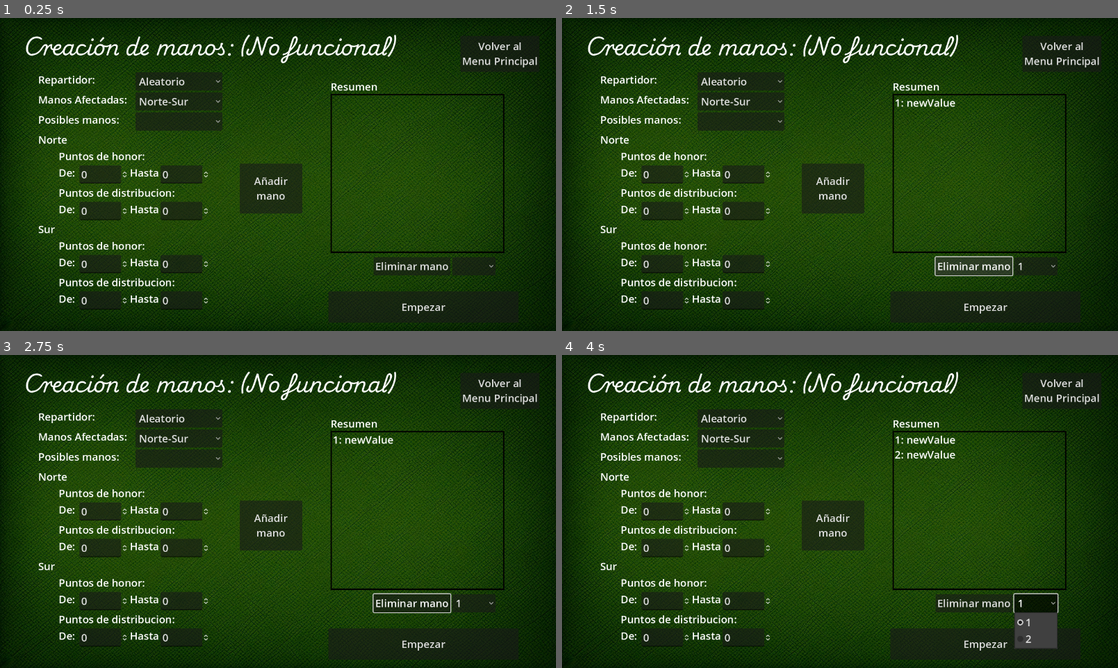
Above: before the commit, frames 1-4 (two rows, left to right).
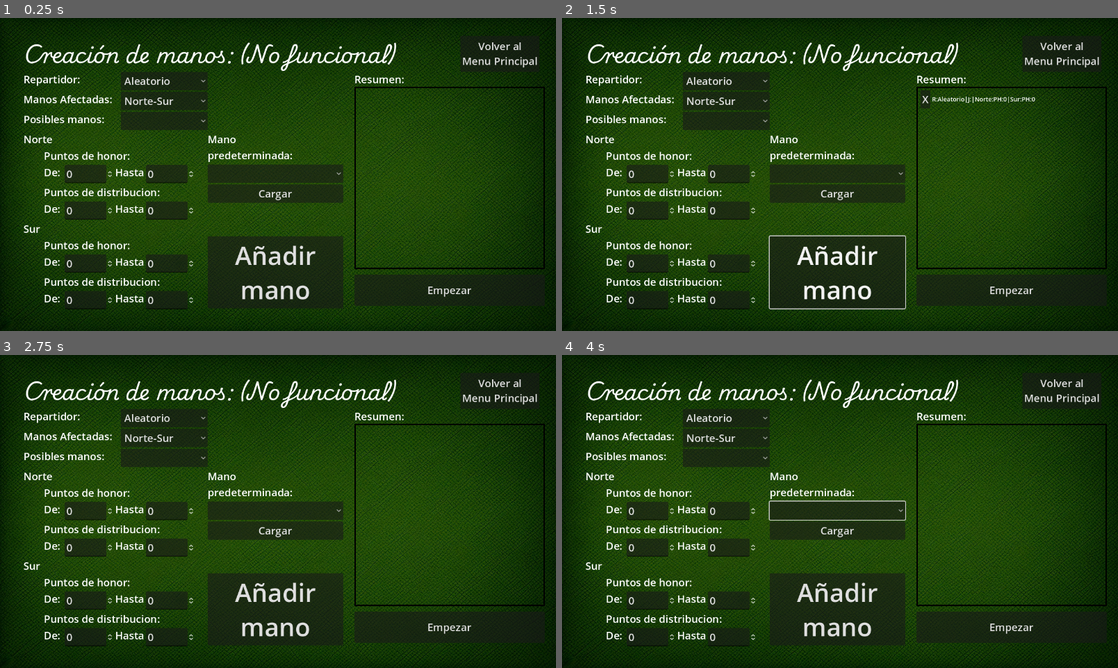
Above: after the commit, the same moments.

Repository: rubenlee/bridge_godot
Game: Godot game, scene res://scenes/ui/configuration_deal.tscn
The game is run twice, just before and just after one commit, with the same random seed, the same clock (stepped at 60 frames per second) and the same inputs. This scene is started directly instead of the project's main scene.
Inputs (mouse positions are in pixels of both pictures, inside the frame that each line leads up to):
- Up to frame 1 (0.25 s): no input
- Up to frame 2 (1.5 s): click "Añadir mano" at 0.5 s; click (973, 265) at 1.25 s, where only the run before the commit has a clickable "Eliminar mano"
- Up to frame 3 (2.75 s): click (361, 436) at 2 s, where only the run after the commit has a clickable "X"
- Up to frame 4 (4 s): click (840, 511) at 2.77 s; click (1034, 602) at 3.5 s, where only the run before the commit has a clickable "1"

The runs differ from the first frame. In frame 1, 15% of the frame differs, in the area x 4-98%, y 5-97%; in frame 2, 16%; in frame 3, 16%; in frame 4, 17%.

Commit message:
configuration deal on work

Diff:
--- a/scenes/bidding/bidding.tscn
+++ b/scenes/bidding/bidding.tscn
@@ -24,40 +24,68 @@
 offset_bottom = 449.0
 columns = 5
 
+[node name="1C" type="Button" parent="bid_grid"]
+custom_minimum_size = Vector2(51, 0)
+layout_mode = 2
+theme = ExtResource("1_1vtek")
+text = "1"
+icon = ExtResource("3_ythnf")
+expand_icon = true
+
+[node name="1D" type="Button" parent="bid_grid"]
+custom_minimum_size = Vector2(51, 0)
+layout_mode = 2
+theme = ExtResource("1_1vtek")
+text = "1"
+icon = ExtResource("4_dtmkh")
+expand_icon = true
+
+[node name="1H" type="Button" parent="bid_grid"]
+custom_minimum_size = Vector2(51, 0)
+layout_mode = 2
+theme = ExtResource("1_1vtek")
+text = "1"
+icon = ExtResource("5_l8i8r")
+expand_icon = true
+
+[node name="1S" type="Button" parent="bid_grid"]
+custom_minimum_size = Vector2(51, 0)
+layout_mode = 2
+theme = ExtResource("1_1vtek")
+text = "1"
+icon = ExtResource("6_6qrd3")
+expand_icon = true
+
 [node name="1NT" type="Button" parent="bid_grid"]
 layout_mode = 2
 theme = ExtResource("1_1vtek")
 text = "1NT"
 
-[node name="1C" type="Button" parent="bid_grid"]
-custom_minimum_size = Vector2(51, 0)
-layout_mode = 2
-theme = ExtResource("1_1vtek")
-text = "1"
-icon = ExtResource("3_ythnf")
-expand_icon = true
-
-[node name="1D" type="Button" parent="bid_grid"]
-custom_minimum_size = Vector2(51, 0)
-layout_mode = 2
-theme = ExtResource("1_1vtek")
-text = "1"
-icon = ExtResource("4_dtmkh")
-expand_icon = true
-
-[node name="1H" type="Button" parent="bid_grid"]
-custom_minimum_size = Vector2(51, 0)
-layout_mode = 2
-theme = ExtResource("1_1vtek")
-text = "1"
-icon = ExtResource("5_l8i8r")
-expand_icon = true
-
-[node name="1S" type="Button" parent="bid_grid"]
-custom_minimum_size = Vector2(51, 0)
-layout_mode = 2
-theme = ExtResource("1_1vtek")
-text = "1"
+[node name="2C" type="Button" parent="bid_grid"]
+layout_mode = 2
+theme = ExtResource("1_1vtek")
+text = "2"
+icon = ExtResource("3_ythnf")
+expand_icon = true
+
+[node name="2D" type="Button" parent="bid_grid"]
+layout_mode = 2
+theme = ExtResource("1_1vtek")
+text = "2"
+icon = ExtResource("4_dtmkh")
+expand_icon = true
+
+[node name="2H" type="Button" parent="bid_grid"]
+layout_mode = 2
+theme = ExtResource("1_1vtek")
+text = "2"
+icon = ExtResource("5_l8i8r")
+expand_icon = true
+
+[node name="2S" type="Button" parent="bid_grid"]
+layout_mode = 2
+theme = ExtResource("1_1vtek")
+text = "2"
 icon = ExtResource("6_6qrd3")
 expand_icon = true
 
@@ -66,31 +94,31 @@
 theme = ExtResource("1_1vtek")
 text = "2NT"
 
-[node name="2C" type="Button" parent="bid_grid"]
-layout_mode = 2
-theme = ExtResource("1_1vtek")
-text = "2"
-icon = ExtResource("3_ythnf")
-expand_icon = true
-
-[node name="2D" type="Button" parent="bid_grid"]
-layout_mode = 2
-theme = ExtResource("1_1vtek")
-text = "2"
-icon = ExtResource("4_dtmkh")
-expand_icon = true
-
-[node name="2H" type="Button" parent="bid_grid"]
-layout_mode = 2
-theme = ExtResource("1_1vtek")
-text = "2"
-icon = ExtResource("5_l8i8r")
-expand_icon = true
-
-[node name="2S" type="Button" parent="bid_grid"]
-layout_mode = 2
-theme = ExtResource("1_1vtek")
-text = "2"
+[node name="3C" type="Button" parent="bid_grid"]
+layout_mode = 2
+theme = ExtResource("1_1vtek")
+text = "3"
+icon = ExtResource("3_ythnf")
+expand_icon = true
+
+[node name="3D" type="Button" parent="bid_grid"]
+layout_mode = 2
+theme = ExtResource("1_1vtek")
+text = "3"
+icon = ExtResource("4_dtmkh")
+expand_icon = true
+
+[node name="3H" type="Button" parent="bid_grid"]
+layout_mode = 2
+theme = ExtResource("1_1vtek")
+text = "3"
+icon = ExtResource("5_l8i8r")
+expand_icon = true
+
+[node name="3S" type="Button" parent="bid_grid"]
+layout_mode = 2
+theme = ExtResource("1_1vtek")
+text = "3"
 icon = ExtResource("6_6qrd3")
 expand_icon = true
 
@@ -99,31 +127,31 @@
 theme = ExtResource("1_1vtek")
 text = "3NT"
 
-[node name="3C" type="Button" parent="bid_grid"]
-layout_mode = 2
-theme = ExtResource("1_1vtek")
-text = "3"
-icon = ExtResource("3_ythnf")
-expand_icon = true
-
-[node name="3D" type="Button" parent="bid_grid"]
-layout_mode = 2
-theme = ExtResource("1_1vtek")
-text = "3"
-icon = ExtResource("4_dtmkh")
-expand_icon = true
-
-[node name="3H" type="Button" parent="bid_grid"]
-layout_mode = 2
-theme = ExtResource("1_1vtek")
-text = "3"
-icon = ExtResource("5_l8i8r")
-expand_icon = true
-
-[node name="3S" type="Button" parent="bid_grid"]
-layout_mode = 2
-theme = ExtResource("1_1vtek")
-text = "3"
+[node name="4C" type="Button" parent="bid_grid"]
+layout_mode = 2
+theme = ExtResource("1_1vtek")
+text = "4"
+icon = ExtResource("3_ythnf")
+expand_icon = true
+
+[node name="4D" type="Button" parent="bid_grid"]
+layout_mode = 2
+theme = ExtResource("1_1vtek")
+text = "4"
+icon = ExtResource("4_dtmkh")
+expand_icon = true
+
+[node name="4H" type="Button" parent="bid_grid"]
+layout_mode = 2
+theme = ExtResource("1_1vtek")
+text = "4"
+icon = ExtResource("5_l8i8r")
+expand_icon = true
+
+[node name="4S" type="Button" parent="bid_grid"]
+layout_mode = 2
+theme = ExtResource("1_1vtek")
+text = "4"
 icon = ExtResource("6_6qrd3")
 expand_icon = true
 
@@ -132,31 +160,31 @@
 theme = ExtResource("1_1vtek")
 text = "4NT"
 
-[node name="4C" type="Button" parent="bid_grid"]
-layout_mode = 2
-theme = ExtResource("1_1vtek")
-text = "4"
-icon = ExtResource("3_ythnf")
-expand_icon = true
-
-[node name="4D" type="Button" parent="bid_grid"]
-layout_mode = 2
-theme = ExtResource("1_1vtek")
-text = "4"
-icon = ExtResource("4_dtmkh")
-expand_icon = true
-
-[node name="4H" type="Button" parent="bid_grid"]
-layout_mode = 2
-theme = ExtResource("1_1vtek")
-text = "4"
-icon = ExtResource("5_l8i8r")
-expand_icon = true
-
-[node name="4S" type="Button" parent="bid_grid"]
-layout_mode = 2
-theme = ExtResource("1_1vtek")
-text = "4"
+[node name="5C" type="Button" parent="bid_grid"]
+layout_mode = 2
+theme = ExtResource("1_1vtek")
+text = "5"
+icon = ExtResource("3_ythnf")
+expand_icon = true
+
+[node name="5D" type="Button" parent="bid_grid"]
+layout_mode = 2
+theme = ExtResource("1_1vtek")
+text = "5"
+icon = ExtResource("4_dtmkh")
+expand_icon = true
+
+[node name="5H" type="Button" parent="bid_grid"]
+layout_mode = 2
+theme = ExtResource("1_1vtek")
+text = "5"
+icon = ExtResource("5_l8i8r")
+expand_icon = true
+
+[node name="5S" type="Button" parent="bid_grid"]
+layout_mode = 2
+theme = ExtResource("1_1vtek")
+text = "5"
 icon = ExtResource("6_6qrd3")
 expand_icon = true
 
@@ -165,31 +193,31 @@
 theme = ExtResource("1_1vtek")
 text = "5NT"
 
-[node name="5C" type="Button" parent="bid_grid"]
-layout_mode = 2
-theme = ExtResource("1_1vtek")
-text = "5"
-icon = ExtResource("3_ythnf")
-expand_icon = true
-
-[node name="5D" type="Button" parent="bid_grid"]
-layout_mode = 2
-theme = ExtResource("1_1vtek")
-text = "5"
-icon = ExtResource("4_dtmkh")
-expand_icon = true
-
-[node name="5H" type="Button" parent="bid_grid"]
-layout_mode = 2
-theme = ExtResource("1_1vtek")
-text = "5"
-icon = ExtResource("5_l8i8r")
-expand_icon = true
-
-[node name="5S" type="Button" parent="bid_grid"]
-layout_mode = 2
-theme = ExtResource("1_1vtek")
-text = "5"
+[node name="6C" type="Button" parent="bid_grid"]
+layout_mode = 2
+theme = ExtResource("1_1vtek")
+text = "6"
+icon = ExtResource("3_ythnf")
+expand_icon = true
+
+[node name="6D" type="Button" parent="bid_grid"]
+layout_mode = 2
+theme = ExtResource("1_1vtek")
+text = "6"
+icon = ExtResource("4_dtmkh")
+expand_icon = true
+
+[node name="6H" type="Button" parent="bid_grid"]
+layout_mode = 2
+theme = ExtResource("1_1vtek")
+text = "6"
+icon = ExtResource("5_l8i8r")
+expand_icon = true
+
+[node name="6S" type="Button" parent="bid_grid"]
+layout_mode = 2
+theme = ExtResource("1_1vtek")
+text = "6"
 icon = ExtResource("6_6qrd3")
 expand_icon = true
 
@@ -198,31 +226,31 @@
 theme = ExtResource("1_1vtek")
 text = "6NT"
 
-[node name="6C" type="Button" parent="bid_grid"]
-layout_mode = 2
-theme = ExtResource("1_1vtek")
-text = "6"
-icon = ExtResource("3_ythnf")
-expand_icon = true
-
-[node name="6D" type="Button" parent="bid_grid"]
-layout_mode = 2
-theme = ExtResource("1_1vtek")
-text = "6"
-icon = ExtResource("4_dtmkh")
-expand_icon = true
-
-[node name="6H" type="Button" parent="bid_grid"]
-layout_mode = 2
-theme = ExtResource("1_1vtek")
-text = "6"
-icon = ExtResource("5_l8i8r")
-expand_icon = true
-
-[node name="6S" type="Button" parent="bid_grid"]
-layout_mode = 2
-theme = ExtResource("1_1vtek")
-text = "6"
+[node name="7C" type="Button" parent="bid_grid"]
+layout_mode = 2
+theme = ExtResource("1_1vtek")
+text = "7"
+icon = ExtResource("3_ythnf")
+expand_icon = true
+
+[node name="7D" type="Button" parent="bid_grid"]
+layout_mode = 2
+theme = ExtResource("1_1vtek")
+text = "7"
+icon = ExtResource("4_dtmkh")
+expand_icon = true
+
+[node name="7H" type="Button" parent="bid_grid"]
+layout_mode = 2
+theme = ExtResource("1_1vtek")
+text = "7"
+icon = ExtResource("5_l8i8r")
+expand_icon = true
+
+[node name="7S" type="Button" parent="bid_grid"]
+layout_mode = 2
+theme = ExtResource("1_1vtek")
+text = "7"
 icon = ExtResource("6_6qrd3")
 expand_icon = true
 
@@ -230,34 +258,6 @@
 layout_mode = 2
 theme = ExtResource("1_1vtek")
 text = "7NT"
-
-[node name="7C" type="Button" parent="bid_grid"]
-layout_mode = 2
-theme = ExtResource("1_1vtek")
-text = "7"
-icon = ExtResource("3_ythnf")
-expand_icon = true
-
-[node name="7D" type="Button" parent="bid_grid"]
-layout_mode = 2
-theme = ExtResource("1_1vtek")
-text = "7"
-icon = ExtResource("4_dtmkh")
-expand_icon = true
-
-[node name="7H" type="Button" parent="bid_grid"]
-layout_mode = 2
-theme = ExtResource("1_1vtek")
-text = "7"
-icon = ExtResource("5_l8i8r")
-expand_icon = true
-
-[node name="7S" type="Button" parent="bid_grid"]
-layout_mode = 2
-theme = ExtResource("1_1vtek")
-text = "7"
-icon = ExtResource("6_6qrd3")
-expand_icon = true
 
 [node name="bid_rest" type="HBoxContainer" parent="."]
 layout_mode = 0
@@ -273,12 +273,14 @@
 text = "PASAR"
 
 [node name="Button37" type="Button" parent="bid_rest"]
+visible = false
 custom_minimum_size = Vector2(51, 0)
 layout_mode = 2
 theme = ExtResource("1_1vtek")
 text = "X"
 
 [node name="Button38" type="Button" parent="bid_rest"]
+visible = false
 custom_minimum_size = Vector2(51, 0)
 layout_mode = 2
 theme = ExtResource("1_1vtek")
--- a/scenes/table/table.gd
+++ b/scenes/table/table.gd
@@ -342,7 +342,6 @@
 	if $Rounds.get_child_count() == 13:
 		print("se acabo la partida")
 		return
-	print("siguiente turno ", next_turn)
 	match next_turn:
 		1:
 			player1_turn.emit()
--- a/scenes/ui/configuration_deal.gd
+++ b/scenes/ui/configuration_deal.gd
@@ -5,12 +5,33 @@
 var hands_on_text = []
 
 func _on_add_pressed():
+	var new_hbox : HBoxContainer = HBoxContainer.new()
+	var new_button : Button = Button.new()
+	var new_label : Label = Label.new()
+	var default_theme : Theme = load("res://default.tres")
+	var label_string : String = "R:" + $PanelContainer/HBoxContainer5/OptionButton2.text + "|J:" + $PanelContainer/HBoxContainer/OptionButton2.text
+	label_string += "|" + $PanelContainer/Mano.text + ":PH:" + str($PanelContainer/honorPoint/VBoxContainer/HBoxContainer/value.value)
+	if $PanelContainer/honorPoint/VBoxContainer/HBoxContainer/value.value != $PanelContainer/honorPoint/VBoxContainer/HBoxContainer/value2.value:
+		label_string += "-" + str($PanelContainer/honorPoint/VBoxContainer/HBoxContainer/value2.value)
+	label_string += "|" + $PanelContainer/Mano2.text + ":PH:" + str($PanelContainer/honorPoint2/VBoxContainer2/HBoxContainer/value.value)
+	if $PanelContainer/honorPoint2/VBoxContainer2/HBoxContainer/value.value != $PanelContainer/honorPoint2/VBoxContainer2/HBoxContainer/value2.value:
+		label_string += "-" + str($PanelContainer/honorPoint2/VBoxContainer2/HBoxContainer/value2.value)
+	new_button.text = "X"
+	new_hbox.add_child(new_button)
+	new_hbox.add_child(new_label)
+	$posiblesGames.add_child(new_hbox)
+	new_button.pressed.connect(func(): new_button.get_parent().queue_free())
+	new_button.theme = load("res://default.tres")
+	new_label.set("theme_override_font_sizes/font_size", 14)
+	new_label.text = label_string
+	'''
 	var index = hands_on_text.size() + 1
 	hands_on_text.append(str(index) + ": newValue")
 	$HBoxContainer/eraseHandOption.add_item(str(index))
 	$RichTextLabel.clear()
 	for eachHand in hands_on_text:
 		$RichTextLabel.add_text(eachHand + "\n")
+	'''
 
 func _on_start_pressed():
 	var table_scene = preload("res://scenes/table/table.tscn").instantiate()
@@ -46,3 +67,30 @@
 		visible_distribution = false
 	$PanelContainer/distributionPoint.visible = visible_distribution
 	$PanelContainer/distributionPoint2.visible = visible_distribution
+
+
+func _on_preset_button_pressed():
+	if $VBoxContainer/presetOption.get_selected_id() == -1:
+		pass
+	elif $VBoxContainer/presetOption.get_selected_id() < 4:
+		$PanelContainer/HBoxContainer/OptionButton2.select(0)
+		_on_deal_selected(0)
+	match $VBoxContainer/presetOption.get_selected_id():
+		0:
+			$PanelContainer/honorPoint/VBoxContainer/HBoxContainer/value.value = 15
+			$PanelContainer/honorPoint/VBoxContainer/HBoxContainer/value2.value = randi_range(15,17)
+			$PanelContainer/honorPoint2/VBoxContainer2/HBoxContainer/value.value = 0
+			$PanelContainer/honorPoint2/VBoxContainer2/HBoxContainer/value2.value = randi_range(0,7)
+		1:
+			$PanelContainer/honorPoint/VBoxContainer/HBoxContainer/value.value = 15
+			$PanelContainer/honorPoint/VBoxContainer/HBoxContainer/value2.value = randi_range(15,16)
+			$PanelContainer/honorPoint2/VBoxContainer2/HBoxContainer/value.value = 8
+			$PanelContainer/honorPoint2/VBoxContainer2/HBoxContainer/value2.value = randi_range(8,9)
+		2:
+			$PanelContainer/honorPoint/VBoxContainer/HBoxContainer/value.value = 15
+			$PanelContainer/honorPoint/VBoxContainer/HBoxContainer/value2.value = randi_range(15,17)
+			$PanelContainer/honorPoint2/VBoxContainer2/HBoxContainer/value.value = 10
+			$PanelContainer/honorPoint2/VBoxContainer2/HBoxContainer/value2.value = randi_range(10,15)
+			pass
+		3:
+			pass
--- a/scenes/ui/configuration_deal.tscn
+++ b/scenes/ui/configuration_deal.tscn
@@ -24,28 +24,28 @@
 metadata/_edit_lock_ = true
 
 [node name="Label" type="Label" parent="."]
-offset_left = 761.0
-offset_top = 141.0
-offset_right = 958.0
-offset_bottom = 175.0
-theme = ExtResource("2_81y6k")
-text = "Resumen"
+offset_left = 816.0
+offset_top = 124.0
+offset_right = 1013.0
+offset_bottom = 158.0
+theme = ExtResource("2_81y6k")
+text = "Resumen:"
 
 [node name="Label2" type="Label" parent="."]
 offset_left = 54.0
-offset_top = 23.0
-offset_right = 536.0
-offset_bottom = 104.0
+offset_top = 41.0
+offset_right = 905.0
+offset_bottom = 122.0
 theme = ExtResource("2_81y6k")
 theme_override_fonts/font = ExtResource("3_02qeq")
 theme_override_font_sizes/font_size = 48
 text = "Creación de manos: (No funcional)"
 
 [node name="PanelContainer" type="VBoxContainer" parent="."]
-offset_left = 88.0
-offset_top = 125.0
-offset_right = 530.0
-offset_bottom = 519.0
+offset_left = 54.0
+offset_top = 124.0
+offset_right = 496.0
+offset_bottom = 670.0
 theme = ExtResource("2_81y6k")
 
 [node name="HBoxContainer5" type="HBoxContainer" parent="PanelContainer"]
@@ -124,40 +124,40 @@
 layout_mode = 2
 text = "Norte"
 
-[node name="HBoxContainer2" type="HBoxContainer" parent="PanelContainer"]
+[node name="honorPoint" type="HBoxContainer" parent="PanelContainer"]
 layout_mode = 2
 alignment = 1
 
-[node name="VBoxContainer" type="VBoxContainer" parent="PanelContainer/HBoxContainer2"]
-layout_mode = 2
-
-[node name="Label2" type="Label" parent="PanelContainer/HBoxContainer2/VBoxContainer"]
+[node name="VBoxContainer" type="VBoxContainer" parent="PanelContainer/honorPoint"]
+layout_mode = 2
+
+[node name="Label2" type="Label" parent="PanelContainer/honorPoint/VBoxContainer"]
 custom_minimum_size = Vector2(275, 0)
 layout_mode = 2
 size_flags_horizontal = 0
 size_flags_vertical = 0
 text = "Puntos de honor:"
 
-[node name="HBoxContainer" type="HBoxContainer" parent="PanelContainer/HBoxContainer2/VBoxContainer"]
-layout_mode = 2
-
-[node name="Label3" type="Label" parent="PanelContainer/HBoxContainer2/VBoxContainer/HBoxContainer"]
+[node name="HBoxContainer" type="HBoxContainer" parent="PanelContainer/honorPoint/VBoxContainer"]
+layout_mode = 2
+
+[node name="Label3" type="Label" parent="PanelContainer/honorPoint/VBoxContainer/HBoxContainer"]
 layout_mode = 2
 size_flags_horizontal = 0
 size_flags_vertical = 0
 text = "De: "
 
-[node name="value" type="SpinBox" parent="PanelContainer/HBoxContainer2/VBoxContainer/HBoxContainer"]
-layout_mode = 2
-size_flags_vertical = 4
-
-[node name="Label4" type="Label" parent="PanelContainer/HBoxContainer2/VBoxContainer/HBoxContainer"]
+[node name="value" type="SpinBox" parent="PanelContainer/honorPoint/VBoxContainer/HBoxContainer"]
+layout_mode = 2
+size_flags_vertical = 4
+
+[node name="Label4" type="Label" parent="PanelContainer/honorPoint/VBoxContainer/HBoxContainer"]
 layout_mode = 2
 size_flags_horizontal = 0
 size_flags_vertical = 0
 text = "Hasta"
 
-[node name="value2" type="SpinBox" parent="PanelContainer/HBoxContainer2/VBoxContainer/HBoxContainer"]
+[node name="value2" type="SpinBox" parent="PanelContainer/honorPoint/VBoxContainer/HBoxContainer"]
 layout_mode = 2
 size_flags_vertical = 4
 
@@ -204,40 +204,40 @@
 theme = ExtResource("2_81y6k")
 text = "Sur"
 
-[node name="honorPoint" type="HBoxContainer" parent="PanelContainer"]
+[node name="honorPoint2" type="HBoxContainer" parent="PanelContainer"]
 layout_mode = 2
 alignment = 1
 
-[node name="VBoxContainer2" type="VBoxContainer" parent="PanelContainer/honorPoint"]
-layout_mode = 2
-
-[node name="Label2" type="Label" parent="PanelContainer/honorPoint/VBoxContainer2"]
+[node name="VBoxContainer2" type="VBoxContainer" parent="PanelContainer/honorPoint2"]
+layout_mode = 2
+
+[node name="Label2" type="Label" parent="PanelContainer/honorPoint2/VBoxContainer2"]
 custom_minimum_size = Vector2(275, 0)
 layout_mode = 2
 size_flags_horizontal = 0
 size_flags_vertical = 0
 text = "Puntos de honor:"
 
-[node name="HBoxContainer" type="HBoxContainer" parent="PanelContainer/honorPoint/VBoxContainer2"]
-layout_mode = 2
-
-[node name="Label3" type="Label" parent="PanelContainer/honorPoint/VBoxContainer2/HBoxContainer"]
+[node name="HBoxContainer" type="HBoxContainer" parent="PanelContainer/honorPoint2/VBoxContainer2"]
+layout_mode = 2
+
+[node name="Label3" type="Label" parent="PanelContainer/honorPoint2/VBoxContainer2/HBoxContainer"]
 layout_mode = 2
 size_flags_horizontal = 0
 size_flags_vertical = 0
 text = "De: "
 
-[node name="value" type="SpinBox" parent="PanelContainer/honorPoint/VBoxContainer2/HBoxContainer"]
-layout_mode = 2
-size_flags_vertical = 4
-
-[node name="Label4" type="Label" parent="PanelContainer/honorPoint/VBoxContainer2/HBoxContainer"]
+[node name="value" type="SpinBox" parent="PanelContainer/honorPoint2/VBoxContainer2/HBoxContainer"]
+layout_mode = 2
+size_flags_vertical = 4
+
+[node name="Label4" type="Label" parent="PanelContainer/honorPoint2/VBoxContainer2/HBoxContainer"]
 layout_mode = 2
 size_flags_horizontal = 0
 size_flags_vertical = 0
 text = "Hasta"
 
-[node name="value2" type="SpinBox" parent="PanelContainer/honorPoint/VBoxContainer2/HBoxContainer"]
+[node name="value2" type="SpinBox" parent="PanelContainer/honorPoint2/VBoxContainer2/HBoxContainer"]
 layout_mode = 2
 size_flags_vertical = 4
 
@@ -280,11 +280,12 @@
 size_flags_vertical = 4
 
 [node name="add" type="Button" parent="."]
-offset_left = 552.0
-offset_top = 335.0
-offset_right = 696.0
-offset_bottom = 450.0
-theme = ExtResource("2_81y6k")
+offset_left = 478.0
+offset_top = 502.0
+offset_right = 790.0
+offset_bottom = 668.0
+theme = ExtResource("2_81y6k")
+theme_override_font_sizes/font_size = 58
 text = "Añadir
 mano"
 
@@ -307,10 +308,10 @@
 text = "Exportar"
 
 [node name="start" type="Button" parent="."]
-offset_left = 756.0
-offset_top = 629.0
-offset_right = 1194.0
-offset_bottom = 701.0
+offset_left = 816.0
+offset_top = 590.0
+offset_right = 1254.0
+offset_bottom = 662.0
 theme = ExtResource("2_81y6k")
 text = "Empezar
 "
@@ -329,37 +330,55 @@
 anchors_preset = 15
 anchor_right = 1.0
 anchor_bottom = 1.0
-offset_left = 761.0
-offset_top = 175.0
-offset_right = 1161.0
-offset_bottom = 541.0
+offset_left = 816.0
+offset_top = 158.0
+offset_right = 1254.0
+offset_bottom = 578.0
 grow_horizontal = 2
 grow_vertical = 2
 theme = ExtResource("2_81y6k")
 theme_override_styles/panel = SubResource("StyleBoxFlat_slm2e")
 
-[node name="RichTextLabel" type="RichTextLabel" parent="."]
-offset_left = 766.0
-offset_top = 178.0
-offset_right = 1158.0
-offset_bottom = 538.0
+[node name="posiblesGames" type="VBoxContainer" parent="."]
+offset_left = 825.0
+offset_top = 166.0
+offset_right = 1245.0
+offset_bottom = 568.0
 theme = ExtResource("2_81y6k")
 
 [node name="HBoxContainer" type="HBoxContainer" parent="."]
-offset_left = 860.0
-offset_top = 550.0
-offset_right = 1161.0
-offset_bottom = 592.0
-
-[node name="eraseHand" type="Button" parent="HBoxContainer"]
-layout_mode = 2
-theme = ExtResource("2_81y6k")
-text = "Eliminar mano"
-
-[node name="eraseHandOption" type="OptionButton" parent="HBoxContainer"]
-custom_minimum_size = Vector2(100, 0)
-layout_mode = 2
-theme = ExtResource("2_81y6k")
+offset_left = 815.0
+offset_top = 534.0
+offset_right = 1215.0
+offset_bottom = 576.0
+
+[node name="VBoxContainer" type="VBoxContainer" parent="."]
+offset_left = 478.0
+offset_top = 262.0
+offset_right = 790.0
+offset_bottom = 425.0
+
+[node name="Label" type="Label" parent="VBoxContainer"]
+layout_mode = 2
+theme = ExtResource("2_81y6k")
+text = "Mano
+predeterminada:"
+
+[node name="presetOption" type="OptionButton" parent="VBoxContainer"]
+layout_mode = 2
+theme = ExtResource("2_81y6k")
+item_count = 3
+popup/item_0/text = "1 Sin Triunfo"
+popup/item_0/id = 0
+popup/item_1/text = "2 Sin Triunfo"
+popup/item_1/id = 1
+popup/item_2/text = "3 Sin Triunfo"
+popup/item_2/id = 2
+
+[node name="presetButton" type="Button" parent="VBoxContainer"]
+layout_mode = 2
+theme = ExtResource("2_81y6k")
+text = "Cargar"
 
 [connection signal="item_selected" from="PanelContainer/HBoxContainer4/OptionButton2" to="." method="_on_option_button_2_item_selected"]
 [connection signal="item_selected" from="PanelContainer/HBoxContainer/OptionButton2" to="." method="_on_deal_selected"]
@@ -368,4 +387,4 @@
 [connection signal="pressed" from="export" to="." method="_on_export_pressed"]
 [connection signal="pressed" from="start" to="." method="_on_start_pressed"]
 [connection signal="pressed" from="return" to="." method="_on_return_pressed"]
-[connection signal="pressed" from="HBoxContainer/eraseHand" to="." method="_on_erase_hand_pressed"]
+[connection signal="pressed" from="VBoxContainer/presetButton" to="." method="_on_preset_button_pressed"]
